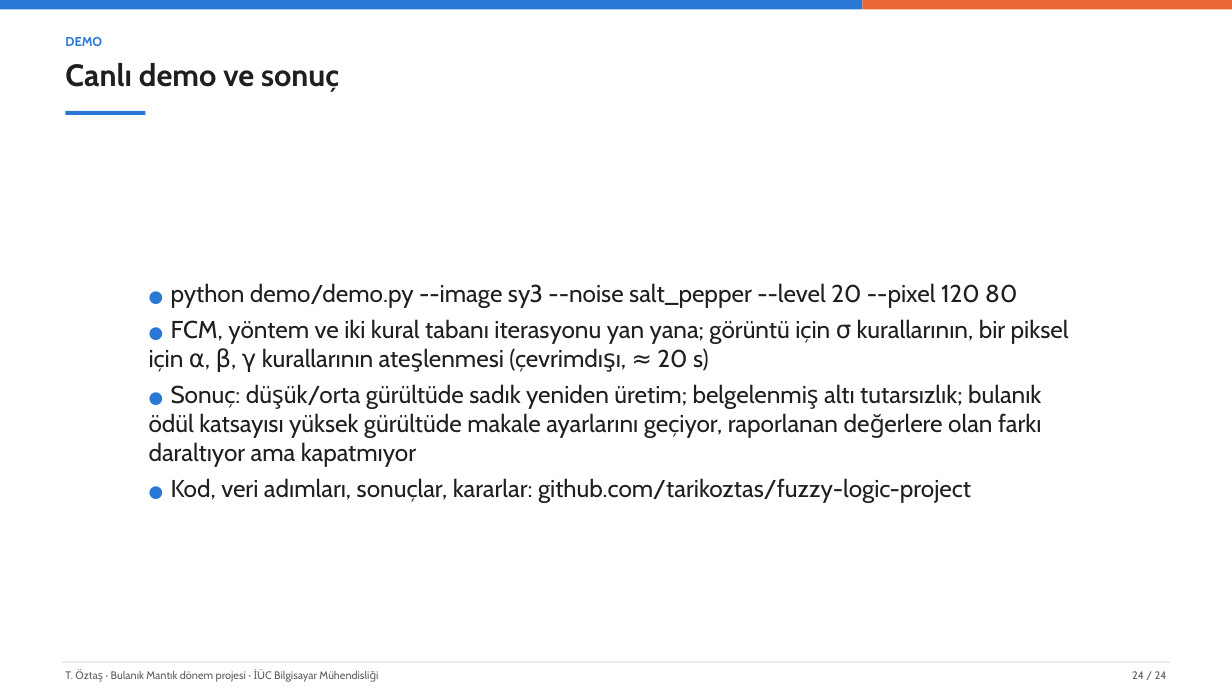
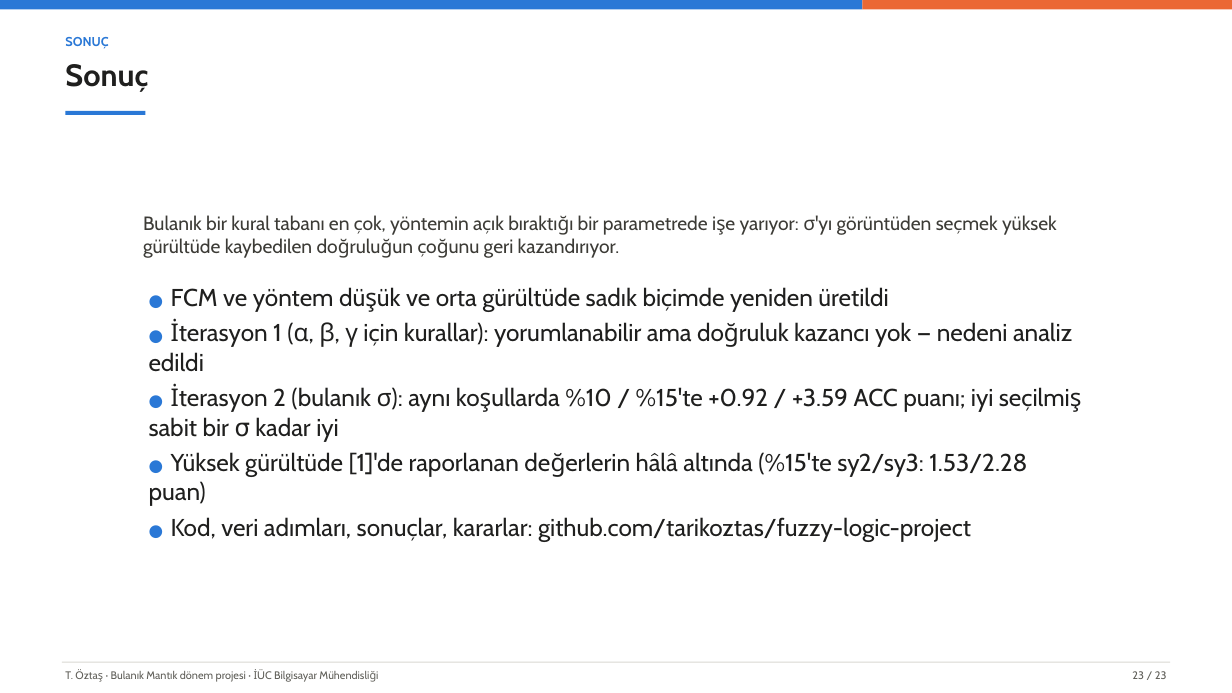
Before and after one commit to tarikoztas/fuzzy-logic-project, a slide deck: slide 23 of presentation/presentation_tr.pptx (slide 24 before the commit). Drawn at 1232x693 pixels with LibreOffice and Linux fonts; fonts in the diff are those of the drawing. Boxes give left, top, right and bottom in pixels: in the first picture for what was removed or moved away, otherwise in the second. Text is boxed around its words. In the diff, an @@ line names an element or a change of style, - is before the commit and + after.

Commit message:
faz9: slides without the demo and the inconsistency slide; short lead text on every content slide (D-048)

```diff
--- a/presentation/presentation_tr.pptx
+++ b/presentation/presentation_tr.pptx
@@ text at bbox=[65, 37, 108, 49]: text changed @@
-DEMO
+SONUÇ
@@ text at bbox=[65, 64, 148, 92]: text changed @@
-Canlı demo ve sonuç
+Sonuç
@@ text "Bulanık bir kural tabanı en ..." at bbox=[143, 215, 1057, 258]: vertical alignment middle to top @@
@@ text at bbox=[143, 215, 1057, 258]: text changed; size 19 to 15 pt; text colour #1F1F1E to #3C3B36 @@
-● python demo/demo.py --image sy3 --noise salt_pepper --level 20 --pixel 120 80
-● FCM, yöntem ve iki kural tabanı iterasyonu yan yana; görüntü için σ kurallarının, bir piksel için α, β, γ kurallarının ateşlenmesi (çevrimdışı, ≈ 20 s)
-● Sonuç: düşük/orta gürültüde sadık yeniden üretim; belgelenmiş altı tutarsızlık; bulanık ödül katsayısı yüksek gürültüde makale ayarlarını geçiyor, raporlanan değerlere olan farkı daraltıyor ama kapatmıyor
-● Kod, veri adımları, sonuçlar, kararlar: github.com/tarikoztas/fuzzy-logic-project
+Bulanık bir kural tabanı en çok, yöntemin açık bıraktığı bir parametrede işe yarıyor: σ'yı görüntüden seçmek yüksek gürültüde kaybedilen doğruluğun çoğunu geri kazandırıyor.
@@ text added at bbox=[149, 287, 1072, 542], 19 pt, text #1F1F1E @@
+● FCM ve yöntem düşük ve orta gürültüde sadık biçimde yeniden üretildi
+● İterasyon 1 (α, β, γ için kurallar): yorumlanabilir ama doğruluk kazancı yok — nedeni analiz edildi
+● İterasyon 2 (bulanık σ): aynı koşullarda %10 / %15'te +0.92 / +3.59 ACC puanı; iyi seçilmiş sabit bir σ kadar iyi
+● Yüksek gürültüde [1]'de raporlanan değerlerin hâlâ altında (%15'te sy2/sy3: 1.53/2.28 puan)
+● Kod, veri adımları, sonuçlar, kararlar: github.com/tarikoztas/fuzzy-logic-project
@@ text at bbox=[1132, 671, 1167, 679]: text changed @@
-24 / 24
+23 / 23
```
Also in this commit, not shown: 21 other slides changed, 1 slide removed, 12 other files.
